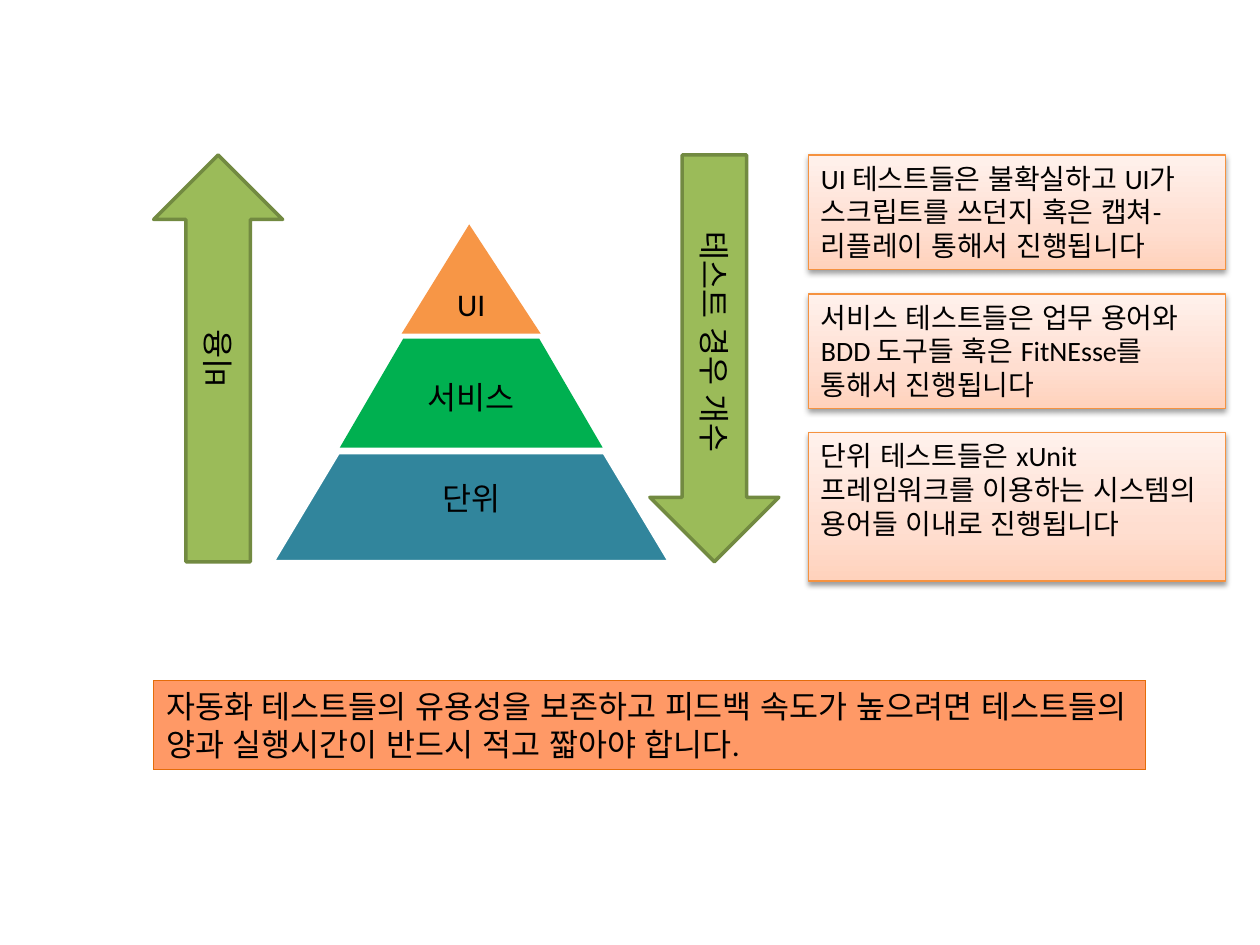
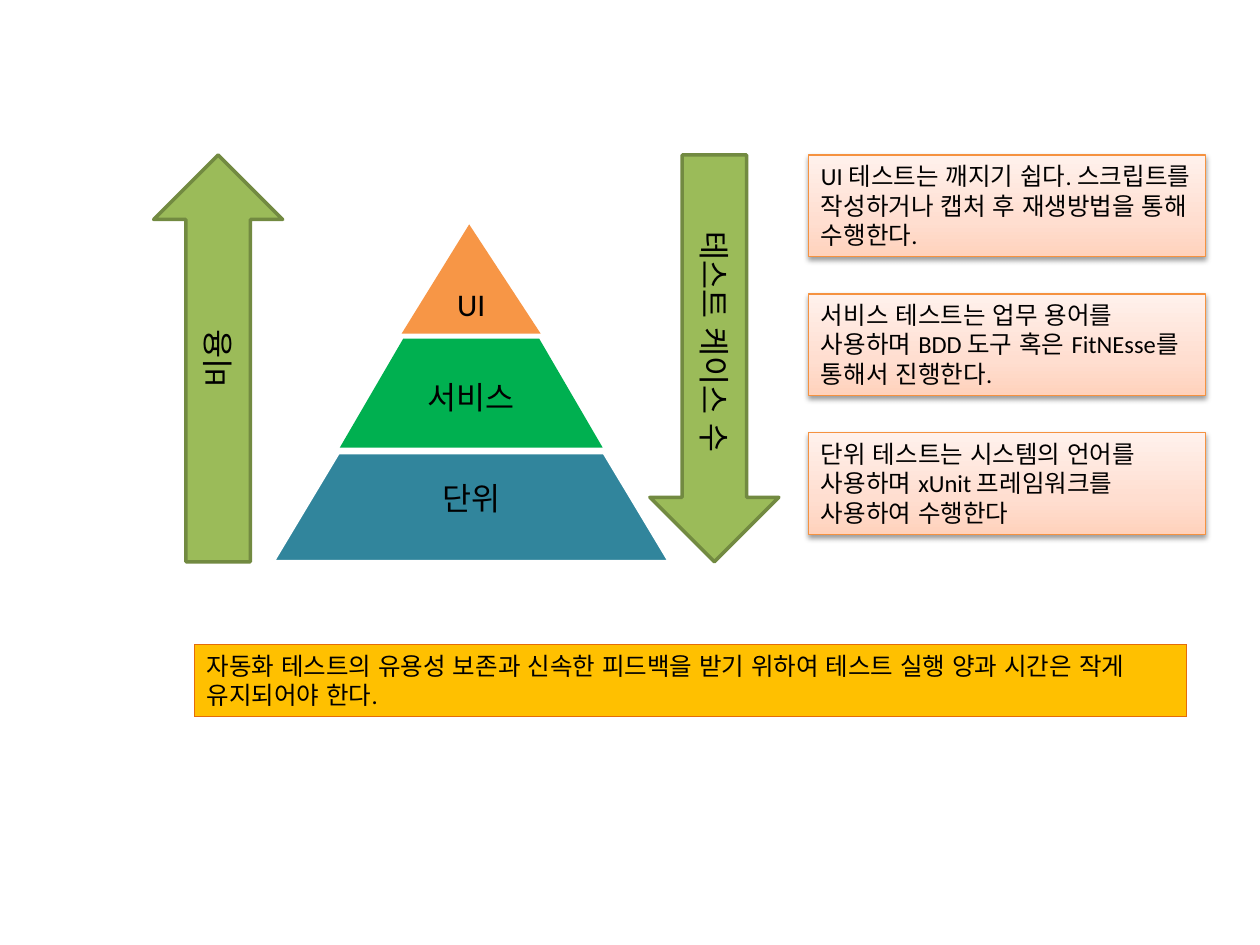
Before and after one commit to acn1/test-auto, a slide deck: slide 6 of TMON_애자일_테스팅_가이드_v0.2_김태영작업_수정.pptx. Drawn at 1260x945 pixels with LibreOffice and Linux fonts; fonts in the diff are those of the drawing. Boxes give left, top, right and bottom in pixels: in the first picture for what was removed or moved away, otherwise in the second. Text is boxed around its words. In the diff, an @@ line names an element or a change of style, - is before the commit and + after.

```diff
--- a/TMON_애자일_테스팅_가이드_v0.2_김태영작업_수정.pptx
+++ b/TMON_애자일_테스팅_가이드_v0.2_김태영작업_수정.pptx
@@ rectangle "UI 테스트는 깨지기 쉽다. 스크립트를 ..." resized from (x1=809, y1=155, x2=1226, y2=270) to (x1=809, y1=155, x2=1206, y2=257) @@
@@ text in rectangle at (x1=821, y1=164, x2=1190, y2=246): text changed; size 16 to 14 pt @@
-UI 테스트들은 불확실하고 UI가 스크립트를 쓰던지 혹은 캡쳐-리플레이 통해서 진행됩니다
+UI 테스트는 깨지기 쉽다. 스크립트를 작성하거나 캡처 후 재생방법을 통해 수행한다.
@@ text at (x1=693, y1=240, x2=739, y2=451): text changed @@
-테스트 경우 개수
+테스트 케이스 수
@@ rectangle "서비스 테스트는 업무 용어를 사용하며 ..." resized from (x1=809, y1=294, x2=1226, y2=408) to (x1=809, y1=294, x2=1206, y2=396) @@
@@ text in rectangle at (x1=821, y1=303, x2=1179, y2=385): text changed; size 16 to 14 pt @@
-서비스 테스트들은 업무 용어와 BDD 도구들 혹은 FitNEsse를 통해서 진행됩니다
+서비스 테스트는 업무 용어를 사용하며 BDD 도구 혹은 FitNEsse를 통해서 진행한다.
@@ rectangle "단위 테스트는 시스템의 언어를 사용하며 ..." resized from (x1=809, y1=433, x2=1226, y2=582) to (x1=809, y1=433, x2=1206, y2=536) @@
@@ text in rectangle at (x1=821, y1=442, x2=1135, y2=524): text changed; size 16 to 14 pt @@
-단위 테스트들은 xUnit 프레임워크를 이용하는 시스템의 용어들 이내로 진행됩니다
+단위 테스트는 시스템의 언어를 사용하며 xUnit 프레임워크를 사용하여 수행한다
@@ rectangle "자동화 테스트의 유용성 보존과 신속한 ..." resized from (x1=154, y1=680, x2=1145, y2=770) to (x1=194, y1=645, x2=1186, y2=717) @@
@@ rectangle "자동화 테스트의 유용성 보존과 신속한 ..." at (x1=194, y1=645, x2=1186, y2=717): fill #FF9966 to #FFC000 @@
@@ text in rectangle at (x1=207, y1=654, x2=1124, y2=706): text changed; size 18 to 14 pt @@
-자동화 테스트들의 유용성을 보존하고 피드백 속도가 높으려면 테스트들의 양과 실행시간이 반드시 적고 짧아야 합니다.
+자동화 테스트의 유용성 보존과 신속한 피드백을 받기 위하여 테스트 실행 양과 시간은 작게 유지되어야 한다.
```
Also in this commit, not shown: 1 other slide changed, 1 other file.
